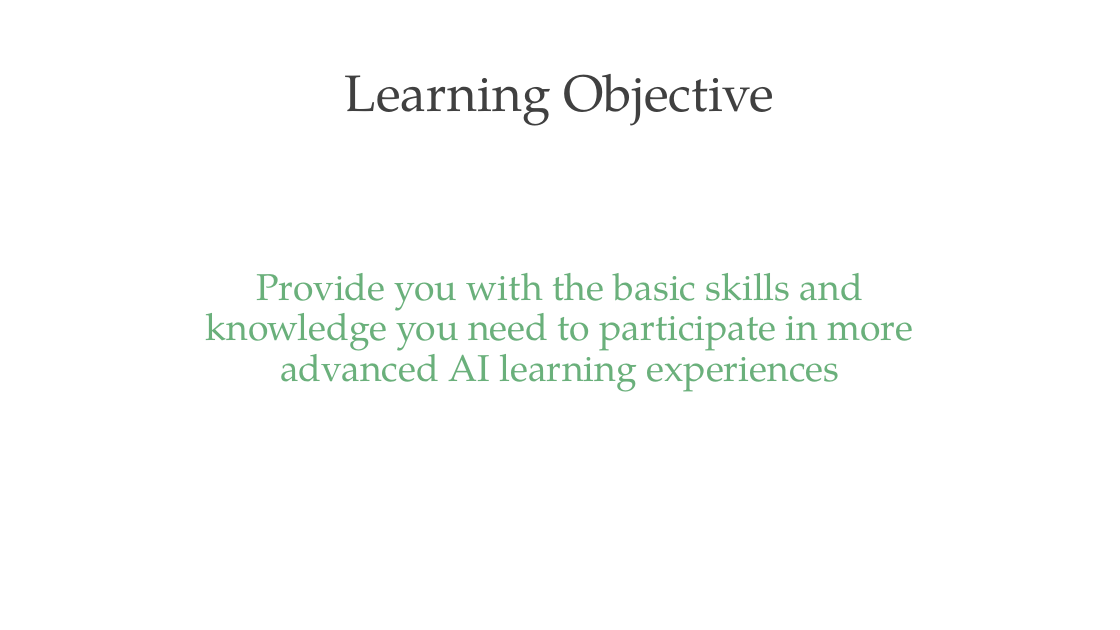
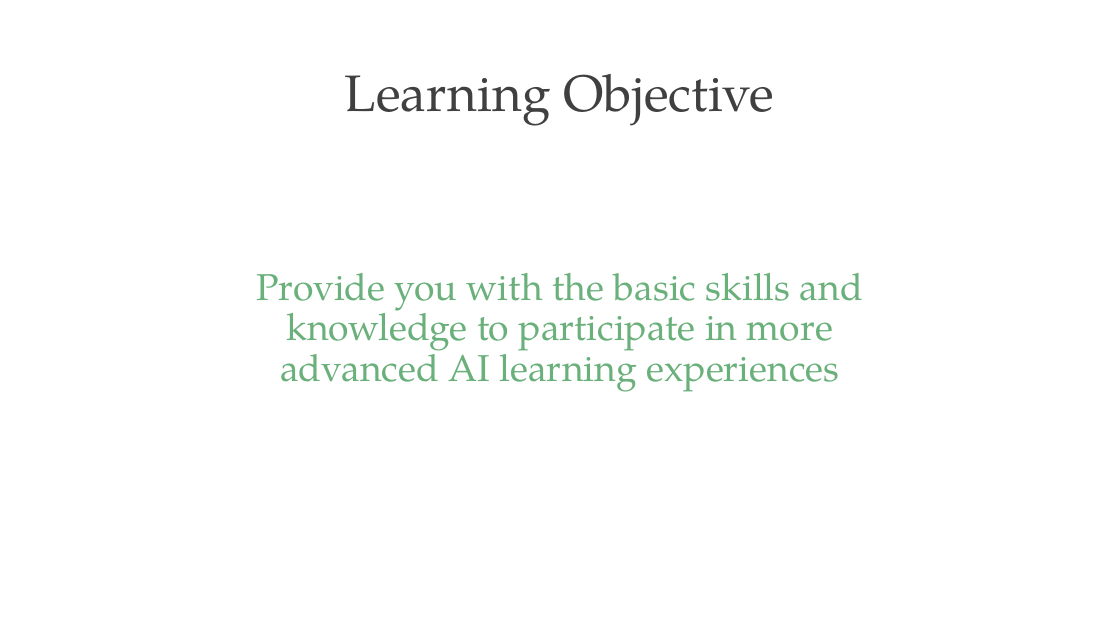
Before and after one commit to PracticumAI/what_is_ai, a slide deck: slide 2 of presentations/01_practicum_intro.pptx. Drawn at 1120x630 pixels with LibreOffice and Linux fonts; fonts in the diff are those of the drawing. Boxes give left, top, right and bottom in pixels: in the first picture for what was removed or moved away, otherwise in the second. Text is boxed around its words. In the diff, an @@ line names an element or a change of style, - is before the commit and + after.

```diff
--- a/presentations/01_practicum_intro.pptx
+++ b/presentations/01_practicum_intro.pptx
@@ text at (x1=256, y1=273, x2=863, y2=392): text changed @@
-Provide you with the basic skills and knowledge you need to participate in more advanced AI learning experiences
+Provide you with the basic skills and knowledge to participate in more advanced AI learning experiences
```
Also in this commit, not shown: 2 other files.
